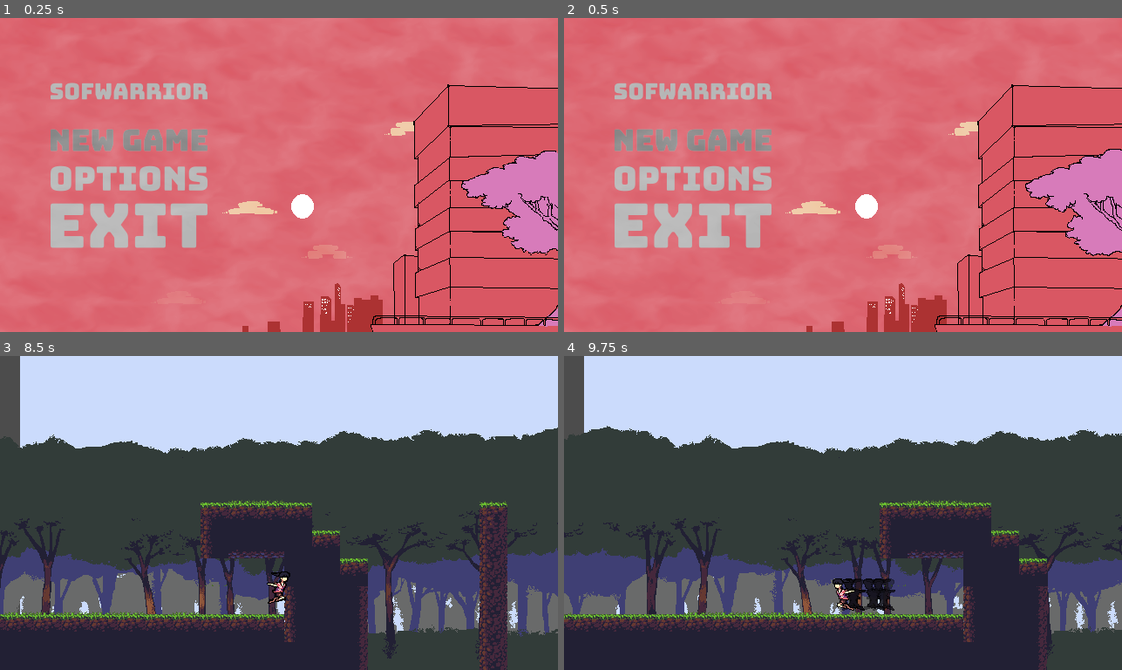
Above: before the commit, frames 1-4 (two rows, left to right).
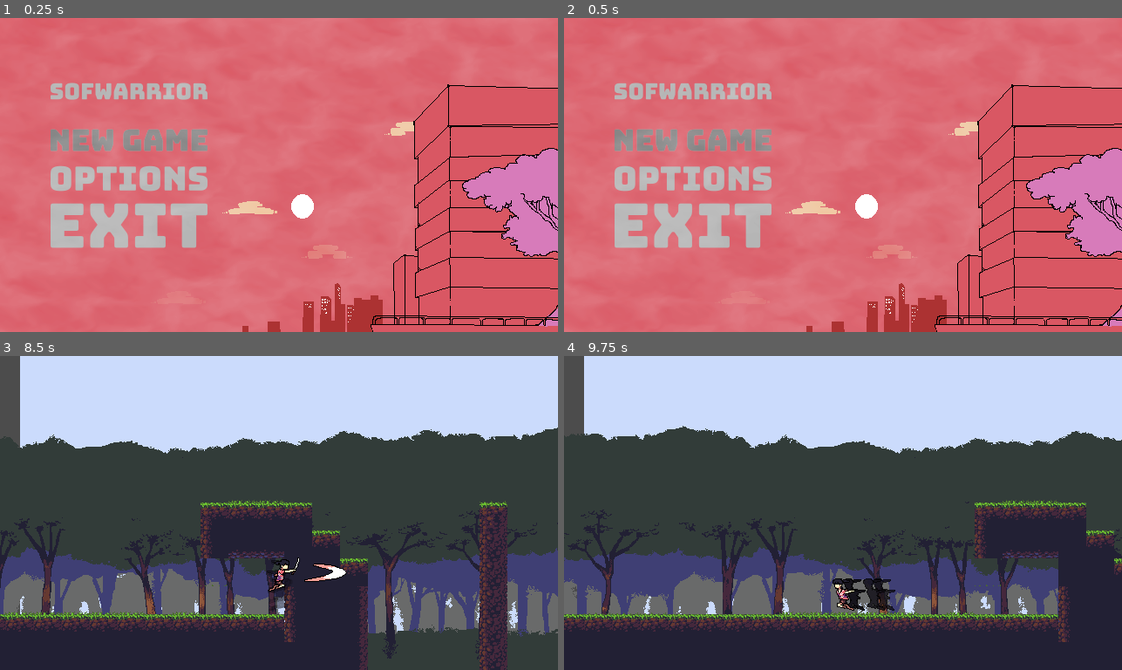
Above: after the commit, the same moments.

Repository: marcelo-lemos/Softwarrior
Game: Godot game, scene res://Nodes/UI/TitleScreen.tscn
Same seed, same stepped clock (60 frames per second), same inputs: the game is played once before the commit and once after it. The engine's default icon, where the game draws it, is replaced by a stand-in: a white triangle on a blue panel in a dark square.
Inputs (mouse positions are in pixels of both pictures, inside the frame that each line leads up to):
- Up to frame 1 (0.25 s): no input
- Up to frame 2 (0.5 s): no input
- Up to frame 3 (8.5 s): click (128, 478) at 0.5 s; tap Enter (ui_accept) at 1.25 s; hold X (attack) 1.28-2.03 s; hold Right (ui_right) 1.28-2.78 s; tap Z (jump) at 1.52, 2.27, 3.77, 4.52, 5.27, 6.77, 7.52, 8.27 s; tap C (dash) at 1.55, 2.1, 3.05, 3.6, 4.55, 5.1, 6.05, 6.6, 7.55, 8.1 s; tap X (attack) every 1.5 s from 2.3 to 8.3 s; hold X (attack) 2.78-3.53 s; hold Left (ui_left) 2.78-5.03 s; hold X (attack) 4.28-5.03 s; hold Right (ui_right) from 5.03 s (still down); hold X (attack) 5.78-6.53 s; hold X (attack) 7.28-8.03 s
- Up to frame 4 (9.75 s): release Right (ui_right) at 8.78 s; hold X (attack) 8.78-9.53 s; hold Left (ui_left) from 8.78 s (still down); tap C (dash) at 9.05, 9.6 s

The runs differ from the first frame. In frame 1, 0.5% of the frame differs, in the area x 82-100%, y 41-77%; in frame 2, 0.2%; in frame 3, 0.6%; in frame 4, 25%, in the area x 0-100%, y 22-100%.

Commit message:
Add dash attack animation

Diff:
--- a/game/Nodes/Characters/Player/DashAttack.gd
+++ b/game/Nodes/Characters/Player/DashAttack.gd
@@ -5,7 +5,7 @@
 
 func enter():
 	print("Entered DASH_ATTACK")
-	sprite.play("Idle")
+	sprite.play("DashAttack")
 	player.katana.attack(attack_type)
 
 func update(delta):
--- a/game/Nodes/Characters/Player/Player.tscn
+++ b/game/Nodes/Characters/Player/Player.tscn
@@ -1,100 +1,113 @@
-[gd_scene load_steps=60 format=2]
+[gd_scene load_steps=68 format=2]
 
 [ext_resource path="res://Nodes/Characters/Player/PlayerController.gd" type="Script" id=1]
 [ext_resource path="res://Nodes/Characters/GenericCharacter.tscn" type="PackedScene" id=2]
-[ext_resource path="res://Assets/Sprites/MC/PlayerDash1.png" type="Texture" id=3]
-[ext_resource path="res://Assets/Sprites/MC/PlayerDash2.png" type="Texture" id=4]
-[ext_resource path="res://Assets/Sprites/MC/PlayerDash3.png" type="Texture" id=5]
-[ext_resource path="res://Assets/Sprites/MC/PlayerDash4.png" type="Texture" id=6]
-[ext_resource path="res://Assets/Sprites/MC/PlayerIdle1.png" type="Texture" id=7]
-[ext_resource path="res://Assets/Sprites/MC/PlayerIdle2.png" type="Texture" id=8]
-[ext_resource path="res://Assets/Sprites/MC/PlayerIdle3.png" type="Texture" id=9]
-[ext_resource path="res://Assets/Sprites/MC/PlayerIdle4.png" type="Texture" id=10]
-[ext_resource path="res://Assets/Sprites/MC/PlayerIdle5.png" type="Texture" id=11]
-[ext_resource path="res://Assets/Sprites/MC/PlayerIdle6.png" type="Texture" id=12]
-[ext_resource path="res://Assets/Sprites/MC/PlayerWall1.png" type="Texture" id=13]
-[ext_resource path="res://Assets/Sprites/MC/PlayerWall2.png" type="Texture" id=14]
-[ext_resource path="res://Assets/Sprites/MC/PlayerWall3.png" type="Texture" id=15]
-[ext_resource path="res://Assets/Sprites/MC/PlayerRun1.png" type="Texture" id=16]
-[ext_resource path="res://Assets/Sprites/MC/PlayerRun2.png" type="Texture" id=17]
-[ext_resource path="res://Assets/Sprites/MC/PlayerRun3.png" type="Texture" id=18]
-[ext_resource path="res://Assets/Sprites/MC/PlayerRun4.png" type="Texture" id=19]
-[ext_resource path="res://Assets/Sprites/MC/PlayerRun5.png" type="Texture" id=20]
-[ext_resource path="res://Assets/Sprites/MC/PlayerRun6.png" type="Texture" id=21]
-[ext_resource path="res://Assets/Sprites/MC/PlayerRun7.png" type="Texture" id=22]
-[ext_resource path="res://Assets/Sprites/MC/PlayerRun8.png" type="Texture" id=23]
-[ext_resource path="res://Assets/Sprites/MC/PlayerRun9.png" type="Texture" id=24]
-[ext_resource path="res://Assets/Sprites/MC/PlayerRun10.png" type="Texture" id=25]
-[ext_resource path="res://Assets/Sprites/MC/PlayerRun11.png" type="Texture" id=26]
-[ext_resource path="res://Assets/Sprites/MC/playerJumpDown.png" type="Texture" id=27]
-[ext_resource path="res://Assets/Sprites/MC/playerJumpUp.png" type="Texture" id=28]
-[ext_resource path="res://Assets/Sprites/MC/GroundComboFirst1.png" type="Texture" id=29]
-[ext_resource path="res://Assets/Sprites/MC/GroundComboFirst2.png" type="Texture" id=30]
-[ext_resource path="res://Assets/Sprites/MC/GroundComboFirst3.png" type="Texture" id=31]
-[ext_resource path="res://Assets/Sprites/MC/GroundComboFirst4.png" type="Texture" id=32]
-[ext_resource path="res://Assets/Sprites/MC/GroundComboFirst5.png" type="Texture" id=33]
-[ext_resource path="res://Assets/Sprites/MC/GroundComboFirst6.png" type="Texture" id=34]
-[ext_resource path="res://Assets/Sprites/MC/GroundComboFirst7.png" type="Texture" id=35]
-[ext_resource path="res://Assets/Sprites/MC/GroundComboSecond.1.png" type="Texture" id=36]
-[ext_resource path="res://Assets/Sprites/MC/GroundComboSecond.2.png" type="Texture" id=37]
-[ext_resource path="res://Assets/Sprites/MC/GroundComboSecond.3.png" type="Texture" id=38]
-[ext_resource path="res://Assets/Sprites/MC/GroundComboSecond.4.png" type="Texture" id=39]
-[ext_resource path="res://Assets/Sprites/MC/GroundComboSecond.5.png" type="Texture" id=40]
-[ext_resource path="res://Assets/Sprites/MC/GroundComboSecond.6.png" type="Texture" id=41]
-[ext_resource path="res://Assets/Sprites/MC/GroundComboSecond.7.png" type="Texture" id=42]
-[ext_resource path="res://Nodes/Combat/Katana.tscn" type="PackedScene" id=43]
-[ext_resource path="res://Nodes/Combat/shurikenShots.gd" type="Script" id=44]
-[ext_resource path="res://Nodes/Characters/Player/PlayerStateMachine.gd" type="Script" id=45]
-[ext_resource path="res://Nodes/Characters/Player/Move.gd" type="Script" id=46]
-[ext_resource path="res://Nodes/Characters/Player/Dash.gd" type="Script" id=47]
-[ext_resource path="res://Nodes/Characters/Player/MidAir.gd" type="Script" id=48]
-[ext_resource path="res://Nodes/Characters/Player/OnWall.gd" type="Script" id=49]
-[ext_resource path="res://Nodes/Characters/Player/GroundAttack.gd" type="Script" id=50]
-[ext_resource path="res://Nodes/Characters/Player/DashAttack.gd" type="Script" id=51]
-[ext_resource path="res://Nodes/Characters/Player/AirAttack.gd" type="Script" id=52]
-[ext_resource path="res://Nodes/Characters/Player/TextureEmitter.gd" type="Script" id=53]
-[ext_resource path="res://Assets/Sprites/MC/PlayerDashTrailFlip.png" type="Texture" id=54]
-[ext_resource path="res://Nodes/Characters/Player/CPUParticles2D.gd" type="Script" id=55]
-[ext_resource path="res://Assets/Sprites/MC/PlayerDashTrail.png" type="Texture" id=56]
+[ext_resource path="res://Assets/Sprites/MC/PlayerDashAttack1.png" type="Texture" id=3]
+[ext_resource path="res://Assets/Sprites/MC/PlayerDashAttack2.png" type="Texture" id=4]
+[ext_resource path="res://Assets/Sprites/MC/PlayerDashAttack3.png" type="Texture" id=5]
+[ext_resource path="res://Assets/Sprites/MC/PlayerDashAttack4.png" type="Texture" id=6]
+[ext_resource path="res://Assets/Sprites/MC/PlayerDashAttack5.png" type="Texture" id=7]
+[ext_resource path="res://Assets/Sprites/MC/PlayerDashAttack6.png" type="Texture" id=8]
+[ext_resource path="res://Assets/Sprites/MC/PlayerDashAttack7.png" type="Texture" id=9]
+[ext_resource path="res://Assets/Sprites/MC/PlayerDashAttack8.png" type="Texture" id=10]
+[ext_resource path="res://Assets/Sprites/MC/PlayerDash1.png" type="Texture" id=11]
+[ext_resource path="res://Assets/Sprites/MC/PlayerDash2.png" type="Texture" id=12]
+[ext_resource path="res://Assets/Sprites/MC/PlayerDash3.png" type="Texture" id=13]
+[ext_resource path="res://Assets/Sprites/MC/PlayerDash4.png" type="Texture" id=14]
+[ext_resource path="res://Assets/Sprites/MC/PlayerIdle1.png" type="Texture" id=15]
+[ext_resource path="res://Assets/Sprites/MC/PlayerIdle2.png" type="Texture" id=16]
+[ext_resource path="res://Assets/Sprites/MC/PlayerIdle3.png" type="Texture" id=17]
+[ext_resource path="res://Assets/Sprites/MC/PlayerIdle4.png" type="Texture" id=18]
+[ext_resource path="res://Assets/Sprites/MC/PlayerIdle5.png" type="Texture" id=19]
+[ext_resource path="res://Assets/Sprites/MC/PlayerIdle6.png" type="Texture" id=20]
+[ext_resource path="res://Assets/Sprites/MC/PlayerWall1.png" type="Texture" id=21]
+[ext_resource path="res://Assets/Sprites/MC/PlayerWall2.png" type="Texture" id=22]
+[ext_resource path="res://Assets/Sprites/MC/PlayerWall3.png" type="Texture" id=23]
+[ext_resource path="res://Assets/Sprites/MC/PlayerRun1.png" type="Texture" id=24]
+[ext_resource path="res://Assets/Sprites/MC/PlayerRun2.png" type="Texture" id=25]
+[ext_resource path="res://Assets/Sprites/MC/PlayerRun3.png" type="Texture" id=26]
+[ext_resource path="res://Assets/Sprites/MC/PlayerRun4.png" type="Texture" id=27]
+[ext_resource path="res://Assets/Sprites/MC/PlayerRun5.png" type="Texture" id=28]
+[ext_resource path="res://Assets/Sprites/MC/PlayerRun6.png" type="Texture" id=29]
+[ext_resource path="res://Assets/Sprites/MC/PlayerRun7.png" type="Texture" id=30]
+[ext_resource path="res://Assets/Sprites/MC/PlayerRun8.png" type="Texture" id=31]
+[ext_resource path="res://Assets/Sprites/MC/PlayerRun9.png" type="Texture" id=32]
+[ext_resource path="res://Assets/Sprites/MC/PlayerRun10.png" type="Texture" id=33]
+[ext_resource path="res://Assets/Sprites/MC/PlayerRun11.png" type="Texture" id=34]
+[ext_resource path="res://Assets/Sprites/MC/playerJumpDown.png" type="Texture" id=35]
+[ext_resource path="res://Assets/Sprites/MC/playerJumpUp.png" type="Texture" id=36]
+[ext_resource path="res://Assets/Sprites/MC/GroundComboFirst1.png" type="Texture" id=37]
+[ext_resource path="res://Assets/Sprites/MC/GroundComboFirst2.png" type="Texture" id=38]
+[ext_resource path="res://Assets/Sprites/MC/GroundComboFirst3.png" type="Texture" id=39]
+[ext_resource path="res://Assets/Sprites/MC/GroundComboFirst4.png" type="Texture" id=40]
+[ext_resource path="res://Assets/Sprites/MC/GroundComboFirst5.png" type="Texture" id=41]
+[ext_resource path="res://Assets/Sprites/MC/GroundComboFirst6.png" type="Texture" id=42]
+[ext_resource path="res://Assets/Sprites/MC/GroundComboFirst7.png" type="Texture" id=43]
+[ext_resource path="res://Assets/Sprites/MC/GroundComboSecond.1.png" type="Texture" id=44]
+[ext_resource path="res://Assets/Sprites/MC/GroundComboSecond.2.png" type="Texture" id=45]
+[ext_resource path="res://Assets/Sprites/MC/GroundComboSecond.3.png" type="Texture" id=46]
+[ext_resource path="res://Assets/Sprites/MC/GroundComboSecond.4.png" type="Texture" id=47]
+[ext_resource path="res://Assets/Sprites/MC/GroundComboSecond.5.png" type="Texture" id=48]
+[ext_resource path="res://Assets/Sprites/MC/GroundComboSecond.6.png" type="Texture" id=49]
+[ext_resource path="res://Assets/Sprites/MC/GroundComboSecond.7.png" type="Texture" id=50]
+[ext_resource path="res://Nodes/Combat/Katana.tscn" type="PackedScene" id=51]
+[ext_resource path="res://Nodes/Combat/shurikenShots.gd" type="Script" id=52]
+[ext_resource path="res://Nodes/Characters/Player/PlayerStateMachine.gd" type="Script" id=53]
+[ext_resource path="res://Nodes/Characters/Player/Move.gd" type="Script" id=54]
+[ext_resource path="res://Nodes/Characters/Player/Dash.gd" type="Script" id=55]
+[ext_resource path="res://Nodes/Characters/Player/MidAir.gd" type="Script" id=56]
+[ext_resource path="res://Nodes/Characters/Player/OnWall.gd" type="Script" id=57]
+[ext_resource path="res://Nodes/Characters/Player/GroundAttack.gd" type="Script" id=58]
+[ext_resource path="res://Nodes/Characters/Player/DashAttack.gd" type="Script" id=59]
+[ext_resource path="res://Nodes/Characters/Player/AirAttack.gd" type="Script" id=60]
+[ext_resource path="res://Nodes/Characters/Player/TextureEmitter.gd" type="Script" id=61]
+[ext_resource path="res://Assets/Sprites/MC/PlayerDashTrailFlip.png" type="Texture" id=62]
+[ext_resource path="res://Nodes/Characters/Player/CPUParticles2D.gd" type="Script" id=63]
+[ext_resource path="res://Assets/Sprites/MC/PlayerDashTrail.png" type="Texture" id=64]
 
 [sub_resource type="SpriteFrames" id=1]
 animations = [ {
-"frames": [ ExtResource( 3 ), ExtResource( 4 ), ExtResource( 5 ), ExtResource( 6 ) ],
+"frames": [ ExtResource( 3 ), ExtResource( 4 ), ExtResource( 5 ), ExtResource( 6 ), ExtResource( 7 ), ExtResource( 8 ), ExtResource( 9 ), ExtResource( 10 ) ],
+"loop": false,
+"name": "DashAttack",
+"speed": 23.0
+}, {
+"frames": [ ExtResource( 11 ), ExtResource( 12 ), ExtResource( 13 ), ExtResource( 14 ) ],
 "loop": true,
 "name": "Dash",
 "speed": 12.0
 }, {
-"frames": [ ExtResource( 7 ), ExtResource( 8 ), ExtResource( 9 ), ExtResource( 10 ), ExtResource( 11 ), ExtResource( 12 ) ],
+"frames": [ ExtResource( 15 ), ExtResource( 16 ), ExtResource( 17 ), ExtResource( 18 ), ExtResource( 19 ), ExtResource( 20 ) ],
 "loop": true,
 "name": "Idle",
 "speed": 10.0
 }, {
-"frames": [ ExtResource( 13 ), ExtResource( 14 ), ExtResource( 15 ) ],
+"frames": [ ExtResource( 21 ), ExtResource( 22 ), ExtResource( 23 ) ],
 "loop": true,
 "name": "Wall",
 "speed": 12.0
 }, {
-"frames": [ ExtResource( 16 ), ExtResource( 17 ), ExtResource( 18 ), ExtResource( 19 ), ExtResource( 20 ), ExtResource( 21 ), ExtResource( 22 ), ExtResource( 23 ), ExtResource( 24 ), ExtResource( 25 ), ExtResource( 26 ) ],
+"frames": [ ExtResource( 24 ), ExtResource( 25 ), ExtResource( 26 ), ExtResource( 27 ), ExtResource( 28 ), ExtResource( 29 ), ExtResource( 30 ), ExtResource( 31 ), ExtResource( 32 ), ExtResource( 33 ), ExtResource( 34 ) ],
 "loop": true,
 "name": "Run",
 "speed": 19.0
 }, {
-"frames": [ ExtResource( 27 ) ],
+"frames": [ ExtResource( 35 ) ],
 "loop": true,
 "name": "JumpDown",
 "speed": 5.0
 }, {
-"frames": [ ExtResource( 28 ) ],
+"frames": [ ExtResource( 36 ) ],
 "loop": true,
 "name": "JumpUp",
 "speed": 5.0
 }, {
-"frames": [ ExtResource( 29 ), ExtResource( 30 ), ExtResource( 31 ), ExtResource( 32 ), ExtResource( 33 ), ExtResource( 34 ), ExtResource( 35 ) ],
+"frames": [ ExtResource( 37 ), ExtResource( 38 ), ExtResource( 39 ), ExtResource( 40 ), ExtResource( 41 ), ExtResource( 42 ), ExtResource( 43 ) ],
 "loop": false,
 "name": "GroundCombo1",
 "speed": 25.0
 }, {
-"frames": [ ExtResource( 36 ), ExtResource( 37 ), ExtResource( 38 ), ExtResource( 39 ), ExtResource( 40 ), ExtResource( 41 ), ExtResource( 42 ) ],
+"frames": [ ExtResource( 44 ), ExtResource( 45 ), ExtResource( 46 ), ExtResource( 47 ), ExtResource( 48 ), ExtResource( 49 ), ExtResource( 50 ) ],
 "loop": false,
 "name": "GroundCombo2",
 "speed": 30.0
--- a/game/Nodes/Characters/Player/PlayerStateMachine.gd
+++ b/game/Nodes/Characters/Player/PlayerStateMachine.gd
@@ -15,7 +15,7 @@
 	if not _active:
 		return
 
-	if state_name in ["on_wall", "mid_air", "dash", "ground_attack", "air_attack"]:
+	if state_name in ["on_wall", "mid_air", "dash", "ground_attack", "air_attack","dash_attack"]:
 		print(">>>>> " + states_map[state_name].name)
 		states_stack.push_front(states_map[state_name])
 
--- a/game/Nodes/UI/TitleScreen.tscn
+++ b/game/Nodes/UI/TitleScreen.tscn
@@ -98,7 +98,7 @@
 [node name="Arvore" type="AnimatedSprite" parent="."]
 z_index = 3
 frames = SubResource( 1 )
-frame = 4
+frame = 6
 playing = true
 centered = false
 
Binary file added: game/Assets/Sprites/MC/PlayerDashAttack1.png
Not shown, added: game/Assets/Sprites/MC/PlayerDashAttack1.png.import
Binary file added: game/Assets/Sprites/MC/PlayerDashAttack2.png
Not shown, added: game/Assets/Sprites/MC/PlayerDashAttack2.png.import
Binary file added: game/Assets/Sprites/MC/PlayerDashAttack3.png
Not shown, added: game/Assets/Sprites/MC/PlayerDashAttack3.png.import
Binary file added: game/Assets/Sprites/MC/PlayerDashAttack4.png
Not shown, added: game/Assets/Sprites/MC/PlayerDashAttack4.png.import
Binary file added: game/Assets/Sprites/MC/PlayerDashAttack5.png
Not shown, added: game/Assets/Sprites/MC/PlayerDashAttack5.png.import
Binary file added: game/Assets/Sprites/MC/PlayerDashAttack6.png
Not shown, added: game/Assets/Sprites/MC/PlayerDashAttack6.png.import
(and 5 more such lines)
